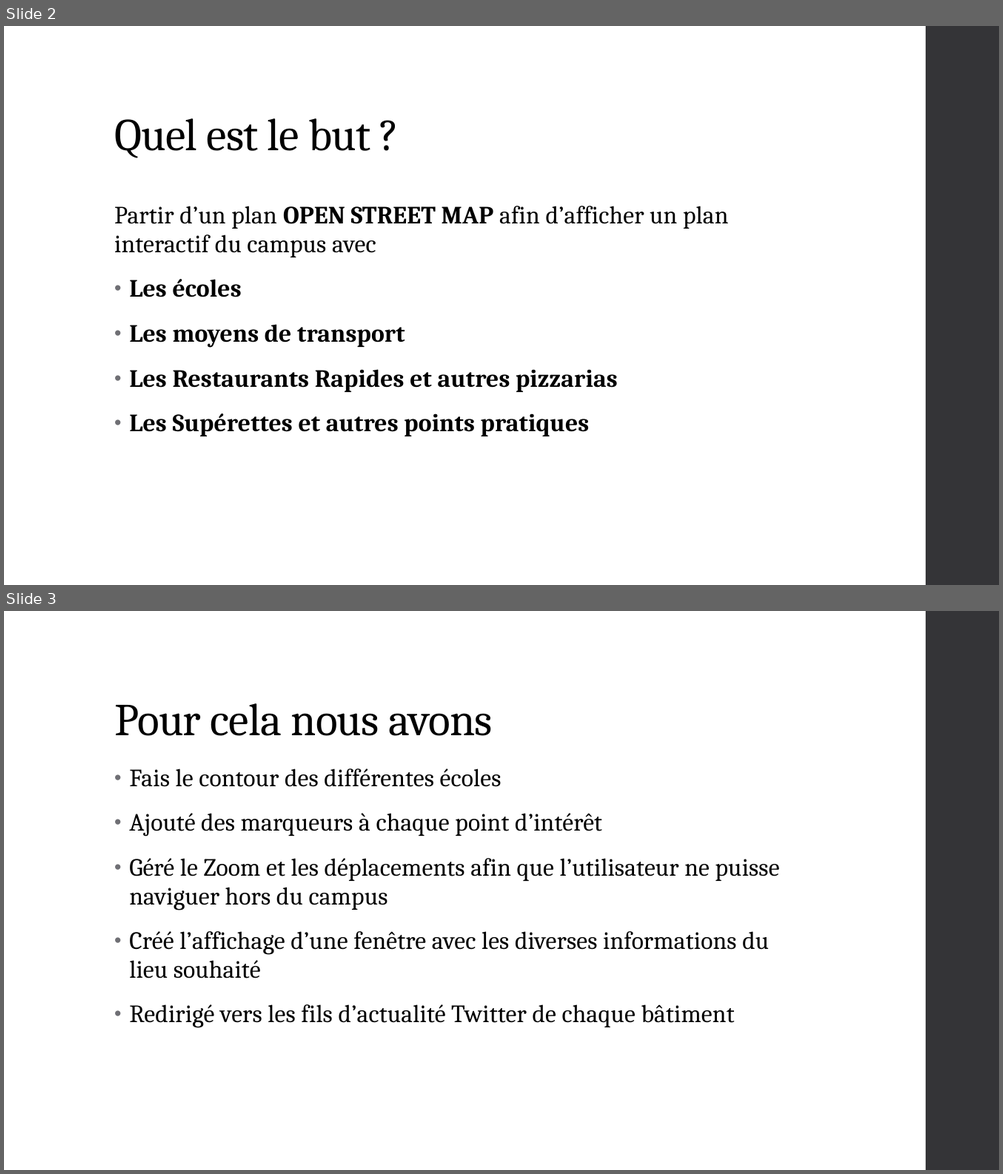
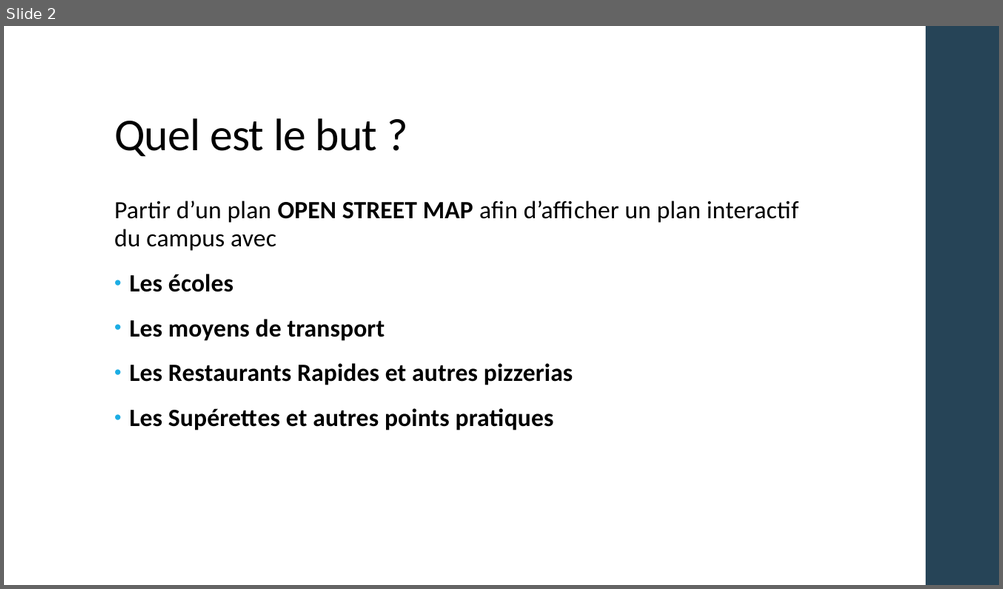
Before and after one commit to louisvivier/InteractivCampus, a slide deck: PointMiParcours.pptx. Shown one above the other, each under a label of ours: slides 2 and 3 before the commit, slide 2 after it. The pictures are 1003x1174 and 1003x589 pixels, drawn with LibreOffice and Linux fonts; fonts in the diff are those of the drawing. Boxes give left, top, right and bottom in pixels: in the first picture for what was removed or moved away, otherwise in the second. Text is boxed around its words. In the diff, an @@ line names an element or a change of style, - is before the commit and + after.

```diff
--- a/PointMiParcours.pptx
+++ b/PointMiParcours.pptx
@@ slide 3 removed at [4, 611, 999, 1170], background #FFFFFF; not listed: 1 template element that a slide beside it also shows @@
@@ title removed at [114, 703, 492, 736] @@
-Pour cela nous avons
@@ text removed at [129, 769, 780, 1028] @@
-• Fais le contour des différentes écoles
-• Ajouté des marqueurs à chaque point d’intérêt
-• Géré le Zoom et les déplacements afin que l’utilisateur ne puisse naviguer hors du campus
-• Créé l’affichage d’une fenêtre avec les diverses informations du lieu souhaité
-• Redirigé vers les fils d’actualité Twitter de chaque bâtiment
@@ slide 2 changed as well @@
@@ rectangle at [925, 26, 999, 585]: fill #353537 to #264457 @@
@@ title "Quel est le but ?" at [114, 118, 378, 156]: font Cambria to Calibri @@
@@ text "Partir d’un plan OPEN STREET ...": place and size @@
-text "Partir d’un plan OPEN STREET ..." at [114, 206, 728, 437]
+text "Partir d’un plan OPEN STREET ..." at [114, 201, 799, 431]
@@ text at [114, 201, 799, 431]: font Cambria to Calibri in "Partir d’un plan OPEN STREET MAP afin ...", "Les écoles", "Les moyens de transport", "Les Supérettes et autres points pratiques"; bullet colour #6F6F74 to #1CADE4 @@
@@ text at [129, 363, 572, 386]: text changed; font Cambria to Calibri @@
-• Les Restaurants Rapides et autres pizzarias
+• Les Restaurants Rapides et autres pizzerias
```
Also in this commit, not shown: 1 other slide changed, 8 slides added, 2 other slides removed.
